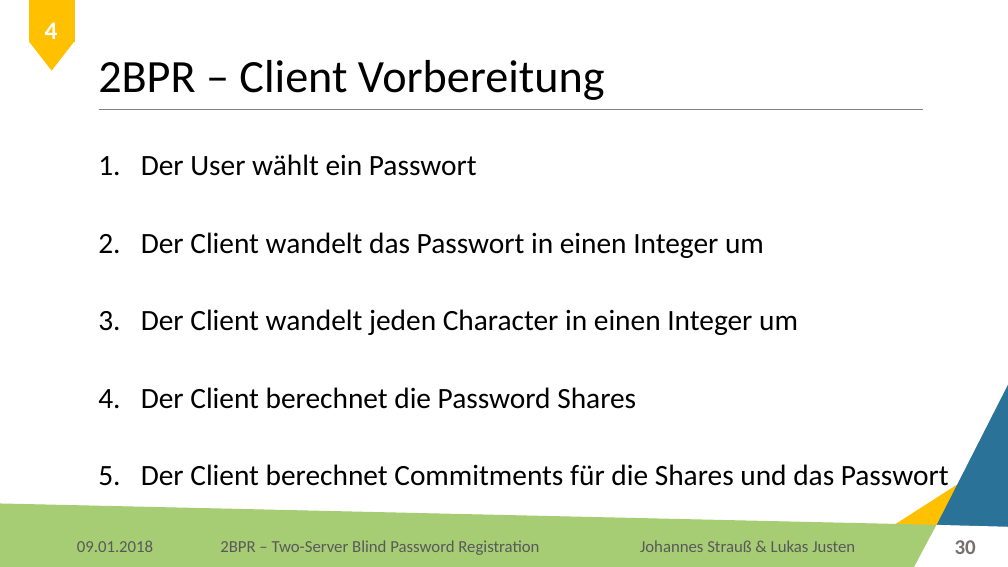
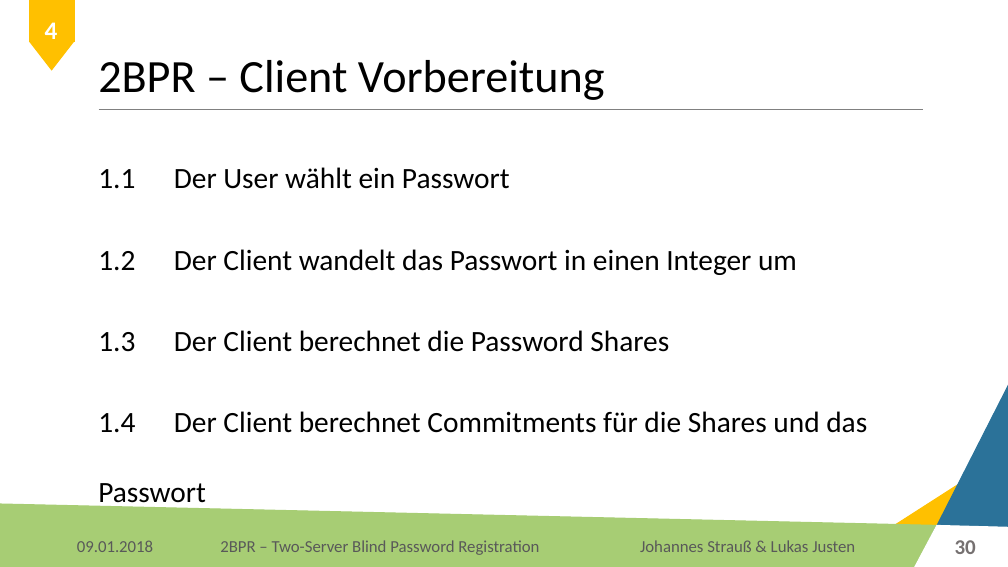
Before and after one commit to Lukas-Justen/IT-Security-2BPR, a slide deck: slide 30 of 2BPR.pptx. Drawn at 1008x567 pixels with LibreOffice and Linux fonts; fonts in the diff are those of the drawing; background and template pictures are left out. Boxes give left, top, right and bottom in pixels: in the first picture for what was removed or moved away, otherwise in the second. Text is boxed around its words. In the diff, an @@ line names an element or a change of style, - is before the commit and + after.

Commit message:
Update Client Preparation

```diff
--- a/2BPR.pptx
+++ b/2BPR.pptx
@@ text at box(98, 167, 867, 510): text changed @@
-1. Der User wählt ein Passwort
-2. Der Client wandelt das Passwort in einen Integer um
-3. Der Client wandelt jeden Character in einen Integer um
-4. Der Client berechnet die Password Shares
-5. Der Client berechnet Commitments für die Shares und das Passwort
+1.1 Der User wählt ein Passwort
+1.2 Der Client wandelt das Passwort in einen Integer um
+1.3 Der Client berechnet die Password Shares
+1.4 Der Client berechnet Commitments für die Shares und das Passwort
```
